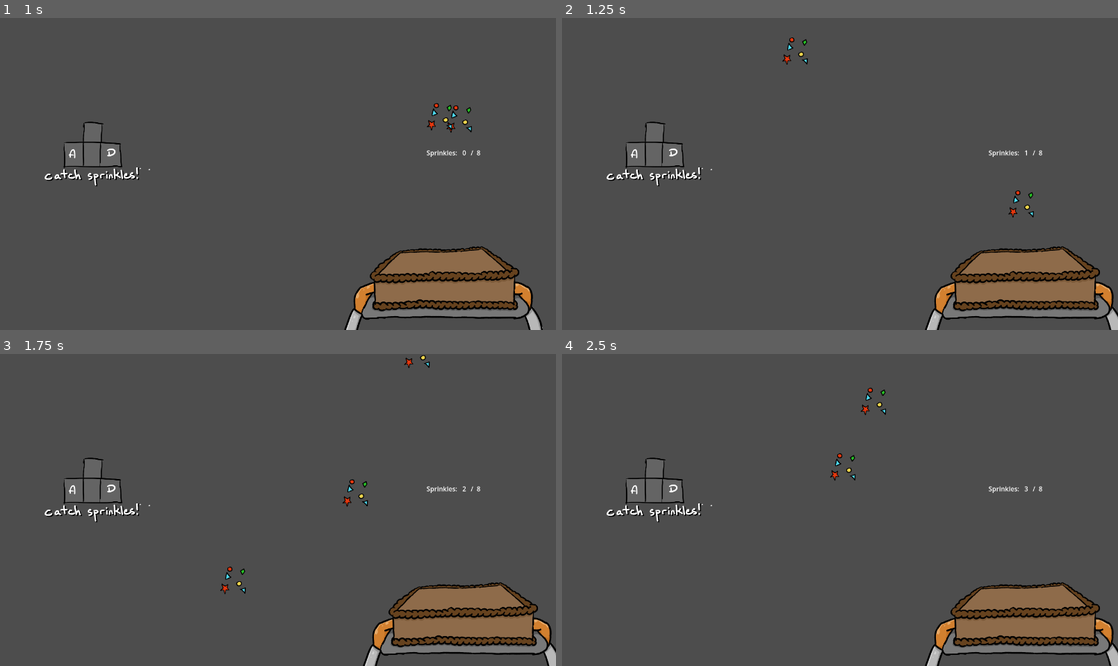
Above: before the commit, frames 1-4 (two rows, left to right).
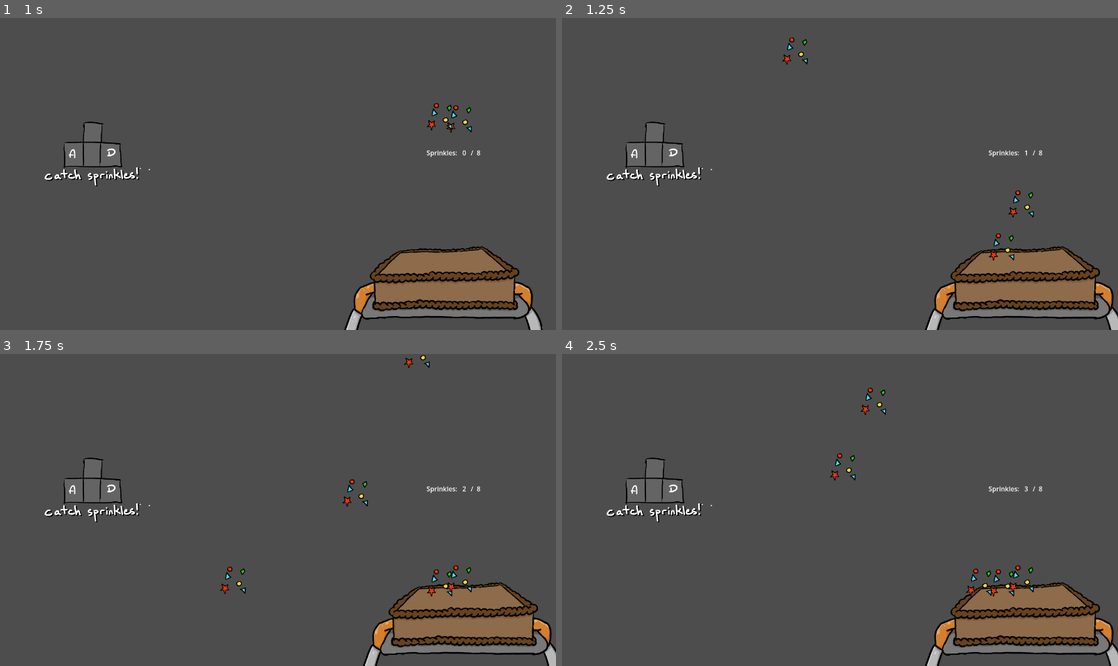
Above: after the commit, the same moments.

Repository: yanalex981/Tasty-Treads
Game: Godot game, scene res://Scenes/Microgames/DecorationMicrogame.tscn
The game is run twice, just before and just after one commit, with the same random seed, the same clock (stepped at 60 frames per second) and the same inputs. This scene is started directly instead of the project's main scene.
Inputs:
- Up to frame 1 (1 s): tap Enter (ui_accept) at 0.5, 0.77 s; hold D (right) from 0.53 s (still down); tap Space (interact) at 0.6 s
- Up to frame 2 (1.25 s): keep holding D (right)
- Up to frame 3 (1.75 s): release D (right) at 1.28 s; hold S (down) from 1.28 s (still down); tap Space (interact) at 1.35 s; tap Enter (ui_accept) at 1.52 s
- Up to frame 4 (2.5 s): release S (down) at 2.03 s; hold D (right) from 2.03 s (still down); tap Space (interact) at 2.1 s

Frame 1 is identical in both runs. In frame 2, less than 0.1% of the frame differs, in the area x 76-82%, y 69-78%; in frame 3, 0.2%; in frame 4, 0.3%, in the area x 72-85%, y 67-78%.

Commit message:
Made caught decorations appear on cake
Modified the catch function to place a new sprite at the location of any caught decoration, matching the sprite of the caught decoration. The new sprite also moves with the tray.

Diff:
--- a/Scripts/Microgames/Decorations/DecorationSpawner.gd
+++ b/Scripts/Microgames/Decorations/DecorationSpawner.gd
@@ -3,6 +3,7 @@
 @export var decor_scene: PackedScene
 @export var num_decorations: int = 12
 @onready var progress_label = $ProgressLabel
+@onready var tray = get_parent().get_child(2) # Points to tree location DecorationMicrogame/RobotTray
 
 const MAX_GRAVITY : float = 2
 const MIN_GRAVITY : float = 0.7
@@ -12,6 +13,8 @@
 var num_left : int = num_decorations
 var lifetime : float = 2 # how long a sprinkle lives before destruction
 var delay : float = 0.3 # time between sprinkle spawns
+
+var bodies = [] # Used to track all added bodies
 
 func _ready():
 	screen_size = get_viewport_rect().size
@@ -60,4 +63,11 @@
 	if body is RigidBody2D:
 		increase_caught()
 		num_left -= 1
+		# Create a new decoration sprite
+		var decor = body.get_node("Sprite").duplicate()
+		tray.add_child(decor)
+		# Move the new sprite to the position of the body that was just caught
+		decor.global_position.x = body.global_position.x
+		decor.global_position.y = body.global_position.y
+		# Delete the old body
 		body.queue_free()
